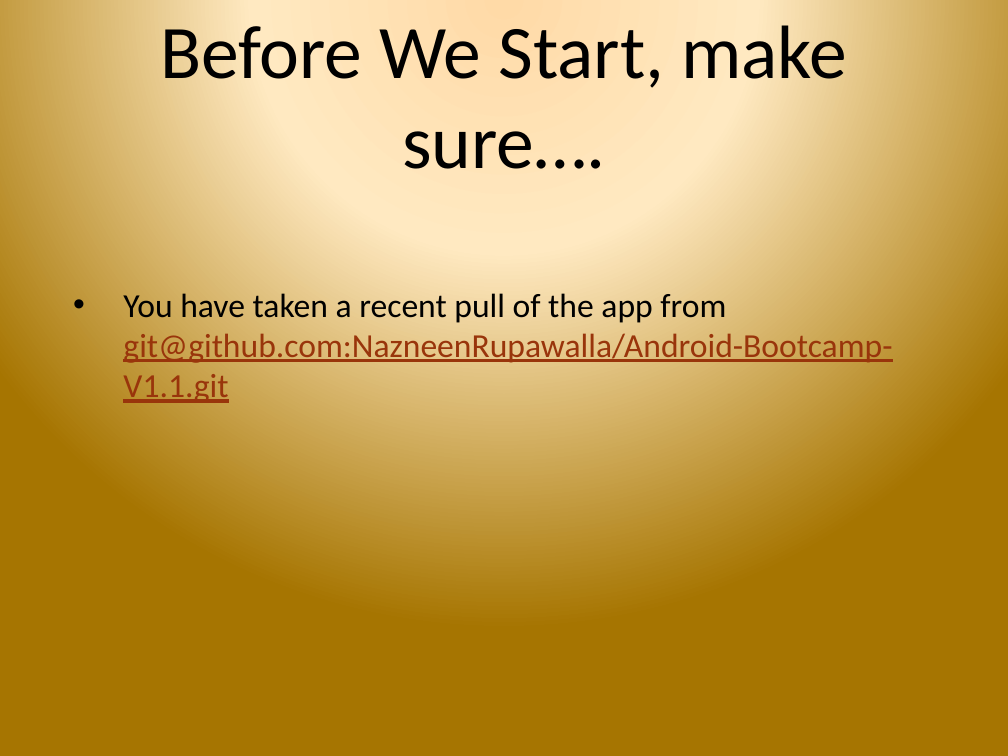
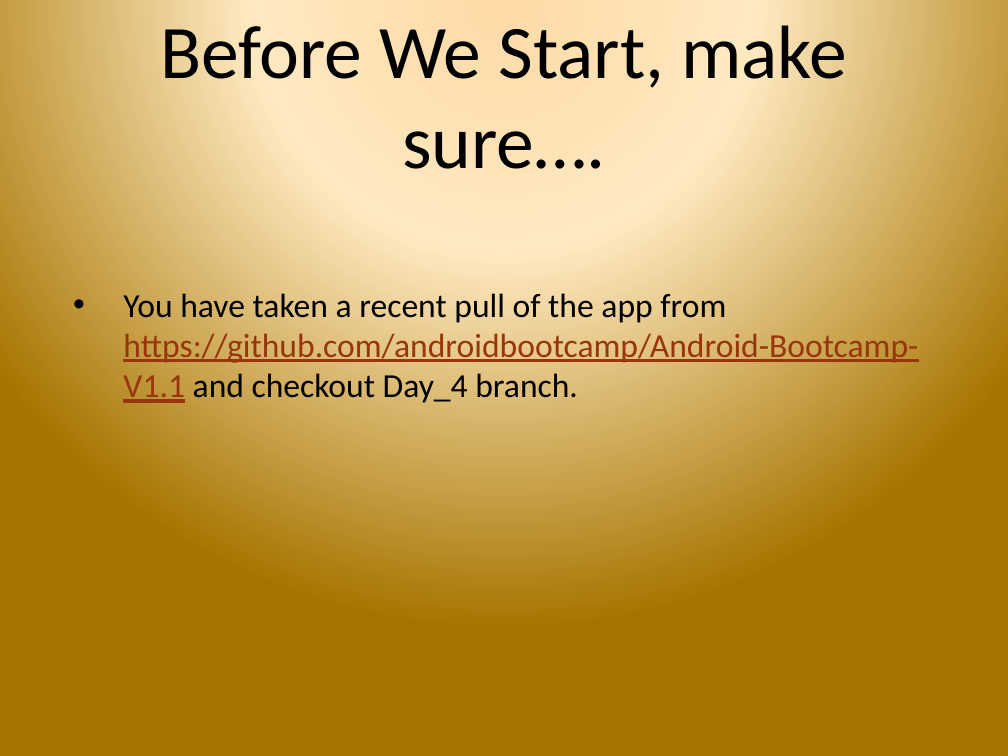
Before and after one commit to androidbootcamp/Course-Material, a slide deck: slide 1 of Day 4/day_4.pptx. Drawn at 1008x756 pixels with LibreOffice and Linux fonts; fonts in the diff are those of the drawing; background and template pictures are left out. Boxes give left, top, right and bottom in pixels: in the first picture for what was removed or moved away, otherwise in the second. Text is boxed around its words. In the diff, an @@ line names an element or a change of style, - is before the commit and + after.

```diff
--- a/Day 4/day_4.pptx
+++ b/Day 4/day_4.pptx
@@ text at (123, 293, 918, 403): text changed; text colour #99350B to #000000 @@
-• You have taken a recent pull of the app from git@github.com:NazneenRupawalla/Android-Bootcamp-V1.1.git
+• You have taken a recent pull of the app from https://github.com/androidbootcamp/Android-Bootcamp-V1.1 and checkout Day_4 branch.
```
Also in this commit, not shown: 2 other files.
